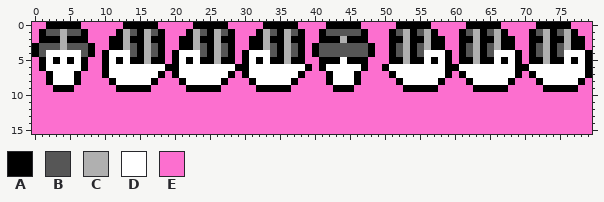
Sprite sheet, stored at images/Boat_Small.png. The first picture shows the starting point.
The file is 80x16 pixels.
Palette (. is transparent): A #000000  B #565656  C #b0b0b0  D #ffffff  E #fc6fcf
Pixels before, first column x 0:
 0 EEAAAAAEEEEEEAAAAAEEEEEAAAAAEEEEEAAAAAEEEEAAAAAEEEEEAAAAAEEEEEAAAAAEEEEEAAAAAEEE
 1 EABBCBBAEEEEACBACBAEEEACBACBAEEEACBACBAEEABBBBBAEEEABCABCAEEEABCABCAEEEABCABCAEE
 2 EAAACAAAEEEAACAACAAEEAACAACAAEEAACAACAAEEAAACAAAEEEAACAACAAEEAACAACAAEEAACAACAAE
 3 ABBBCBBBAEEAACBACBAEEAACBACBAEEAACBACBAEABBBBBBBAEEABCABCAAEEABCABCAAEEABCABCAAE
 4 ABDDDDDBAEADDDBACBAEADDDBACBAEADDDBACBAEABBBBBBBAEEABCABDDDAEABCABDDDAEABCABDDDA
 5 EADADADAEEADADAACAAEADADAACAAEADADAACAAEEAAADAAAEEEAACAADADAEAACAADADAEAACAADADA
 6 EADDDDDAEEADDDDDDDDAADDDDDDDDAADDDDDDDDAEADDDDDAEEADDDDDDDDAADDDDDDDDAADDDDDDDDA
 7 EEADDDAEEEADDDDDDDAEADDDDDDDAEADDDDDDDAEEEADDDAEEEEADDDDDDDAEADDDDDDDAEADDDDDDDA
 8 EEADDDAEEEEADDDDDAEEEADDDDDAEEEADDDDDAEEEEADDDAEEEEEADDDDDAEEEADDDDDAEEEADDDDDAE
 9 EEEAAAEEEEEEAAAAAEEEEEAAAAAEEEEEAAAAAEEEEEEAAAEEEEEEEAAAAAEEEEEAAAAAEEEEEAAAAAEE
10 EEEEEEEEEEEEEEEEEEEEEEEEEEEEEEEEEEEEEEEEEEEEEEEEEEEEEEEEEEEEEEEEEEEEEEEEEEEEEEEE
11 EEEEEEEEEEEEEEEEEEEEEEEEEEEEEEEEEEEEEEEEEEEEEEEEEEEEEEEEEEEEEEEEEEEEEEEEEEEEEEEE
12 EEEEEEEEEEEEEEEEEEEEEEEEEEEEEEEEEEEEEEEEEEEEEEEEEEEEEEEEEEEEEEEEEEEEEEEEEEEEEEEE
13 EEEEEEEEEEEEEEEEEEEEEEEEEEEEEEEEEEEEEEEEEEEEEEEEEEEEEEEEEEEEEEEEEEEEEEEEEEEEEEEE
14 EEEEEEEEEEEEEEEEEEEEEEEEEEEEEEEEEEEEEEEEEEEEEEEEEEEEEEEEEEEEEEEEEEEEEEEEEEEEEEEE
15 EEEEEEEEEEEEEEEEEEEEEEEEEEEEEEEEEEEEEEEEEEEEEEEEEEEEEEEEEEEEEEEEEEEEEEEEEEEEEEEE
After:
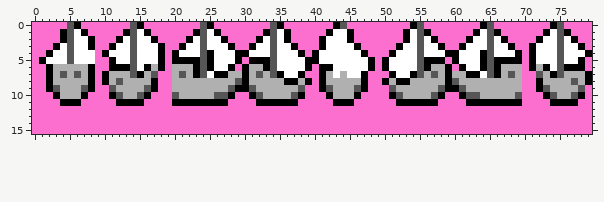
Changes in this commit:
y 0: x 2..5 AAAA -> EEEB; x 13..14 AA -> EB; x 16..17 AA -> EE; x 23..24 AA -> EB; x 26..27 AA -> EE; x 33..34 AA -> EB; x 36..37 AA -> EE; x 42 A -> E; x 44..46 AAA -> BEE; x 52..53 AA -> EE; x 55..56 AA -> BE; x 62..63 AA -> EE; x 65..66 AA -> BE; x 72..73 AA -> EE; x 75..76 AA -> BE
y 1: x 1..4 ABBC -> EEEA; x 6 B -> D; x 12..13 AC -> EA; x 15..18 ACBA -> DAEE; x 22..23 AC -> EA; x 25..28 ACBA -> DAEE; x 32..33 AC -> EA; x 35..38 ACBA -> DAEE; x 41..47 ABBBBBA -> EADDAEE; x 51..54 ABCA -> EEAD; x 56..57 CA -> AE; x 61..64 ABCA -> EEAD; x 66..67 CA -> AE; x 71..74 ABCA -> EEAD; x 76..77 CA -> AE
y 2: x 1..8 AAACAAAE -> EEEABDDA; x 11 A -> E; x 13..16 CAAC -> DBDD; x 18 A -> E; x 21 A -> E; x 23..26 CAAC -> DBDD; x 28 A -> E; x 31 A -> E; x 33..38 CAACAA -> DBDAEE; x 42..44 AAC -> DDD; x 46..47 AA -> EE; x 51..56 AACAAC -> EEADBD; x 58 A -> E; x 61 A -> E; x 63..66 CAAC -> DDBD; x 68 A -> E; x 71 A -> E; x 73..76 CAAC -> DDBD; x 78 A -> E
y 3: x 0..4 ABBBC -> EEEAD; x 6..7 BB -> DD; x 12..13 AC -> DD; x 15..17 ACB -> DDD; x 22..23 AC -> DD; x 25..27 ACB -> DDD; x 32..33 AC -> DD; x 35..38 ACBA -> DDAE; x 40..48 ABBBBBBBA -> EADDDDAEE; x 51..54 ABCA -> EADD; x 56..57 CA -> DD; x 62..64 BCA -> DDD; x 66..67 CA -> DD; x 72..74 BCA -> DDD; x 76..77 CA -> DD
y 4: x 0..2 ABD -> EEA; x 5 D -> B; x 7..8 BA -> DD; x 15..17 ACB -> DDD; x 26..29 CBAE -> DDDA; x 35..37 ACB -> DDD; x 41..48 BBBBBBBA -> DDDDDDAE; x 52..54 BCA -> DDD; x 60..63 EABC -> ADDD; x 72..74 BCA -> DDD
y 5: x 3 A -> D; x 5 A -> B; x 7..8 AE -> DD; x 10..12 ADA -> EAD; x 14..17 AACA -> BDDD; x 21 D -> A; x 23..24 DA -> AB; x 26..31 CAAEAD -> DDDAEA; x 33..43 DAACAAEEAAA -> ABDDDDAADDD; x 45..48 AAAE -> DDDA; x 50..56 EAACAAD -> ADDDDBA; x 58..63 DAEAAC -> AEADDD; x 65..66 AD -> BA; x 68 D -> A; x 72..75 ACAA -> DDDB; x 77..79 ADA -> DAE
y 6: x 1..8 ADDDDDAE -> EACCCCCA; x 10..14 ADDDD -> EAAAB; x 16..25 DDDAADDDDD -> ACAECCCABA; x 28..29 DA -> AE; x 31..34 DDDD -> CCAB; x 42 D -> A; x 47..48 AE -> DA; x 55..58 DDDD -> BACC; x 60..61 AD -> EA; x 64..73 DDDDDAADDD -> ABACCCEACA; x 75..79 DDDDA -> BAAAE
y 7: x 3..8 DDDAEE -> CBCBCA; x 11..18 DDDDDDDA -> CCCBACBE; x 20..24 ADDDD -> CBCAB; x 26..29 DDAE -> AACC; x 31..35 DDDDD -> CBCBA; x 41..42 EA -> AC; x 44 D -> C; x 46..47 AE -> DA; x 54..58 DDDDD -> ABCBC; x 60..63 EADD -> CCAA; x 65..69 DDDDA -> BACBC; x 71..78 ADDDDDDD -> EBCABCCC
y 8: x 3..8 DDDAEE -> CCCCCA; x 10..16 EADDDDD -> ACBCCCC; x 20..36 EADDDDDAEEEADDDDD -> CCCCCCCCCBACCCCCA; x 38..39 EE -> CA; x 41..47 EADDDAE -> ACCCCCA; x 50..51 EE -> AC; x 53..69 DDDDDAEEEADDDDDAE -> ACCCCCABCCCCCCCCC; x 73..79 DDDDDAE -> CCCCBCA
y 9: x 2..8 EAAAEEE -> ABCCCBA; x 11..17 EAAAAAE -> BCCCCBA; x 20..38 EEAAAAAEEEEEAAAAAEE -> CCCCCCCCBAABCCCCCCB; x 41..47 EEAAAEE -> ABCCCBA; x 51..69 EEAAAAAEEEEEAAAAAEE -> BCCCCCCBAABCCCCCCCC; x 72..78 EAAAAAE -> ABCCCCB
y 10: x 3..7 EEEEE -> ACCCA; x 11..16 EEEEEE -> ABCCBA; x 20..28 EEEEEEEEE -> BCCCCCBBA; x 31..38 EEEEEEEE -> ABCCCCBA; x 42..46 EEEEE -> ACCCA; x 51..58 EEEEEEEE -> ABCCCCBA; x 61..69 EEEEEEEEE -> ABBCCCCCB; x 73..78 EEEEEE -> ABCCBA
y 11: x 4..6 EEE -> AAA; x 12..15 EEEE -> AAAA; x 20..27 EEEEEEEE -> AAAAAAAA; x 32..37 EEEEEE -> AAAAAA; x 43..45 EEE -> AAA; x 52..57 EEEEEE -> AAAAAA; x 62..69 EEEEEEEE -> AAAAAAAA; x 74..77 EEEE -> AAAA
